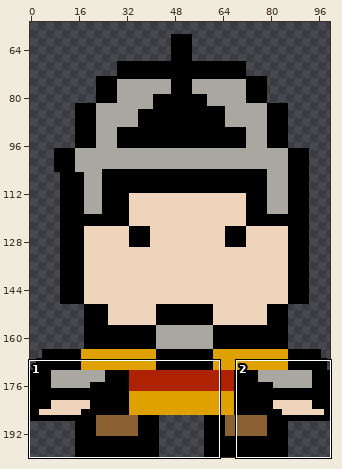
Two versions of one sprite sheet, graphics/soldier_simple_jumping9.png. Above, an overview of the earlier version with the close-up marked.
Close-up. Before the commit:
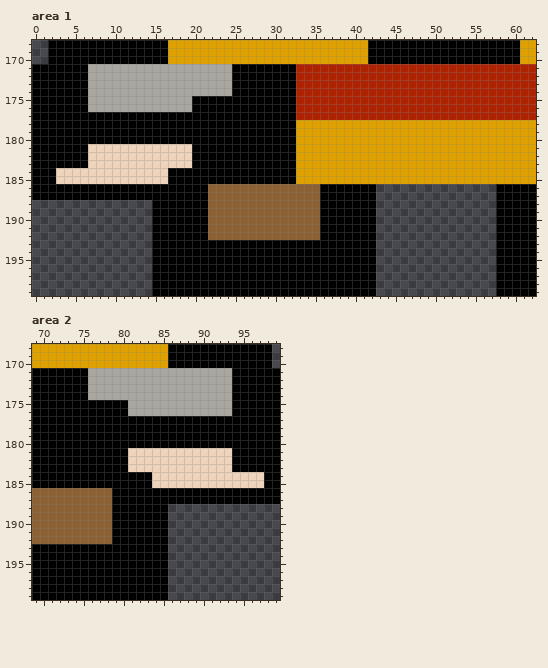
The file is 100x200 pixels. Shown: area 1: x 0..62, y 168..199; area 2: x 69..99, y 168..199. The wide view leaves out empty margins.
The same view after the edit:
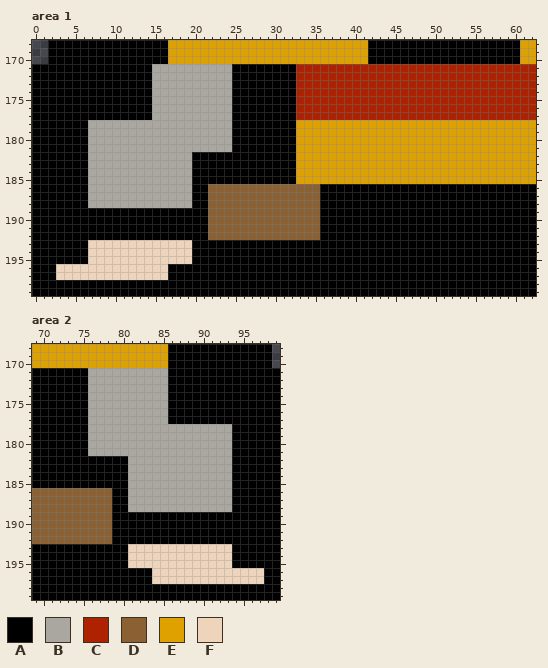
Palette (. is transparent): A #000000  B #aaa6a0  C #ae2202  D #8b6033  E #dfa100  F #edd4ba
The exact change:
Area 1:
Colour A is added in rows 186 to 187 at x 43 to 57; in row 188 at x 0 to 6 and 43 to 57; in rows 189 to 192 at x 0 to 14 and 43 to 57; in rows 193 to 195 at x 0 to 6 and 43 to 57; in rows 196 to 197 at x 0 to 2 and 43 to 57; in rows 198 to 199 at x 0 to 14 and 43 to 57.
Colour A replaces colour B in rows 171 to 176 at x 7 to 14.
Colour A replaces colour F in rows 184 to 185 at x 3 to 6.
Colour B is added in row 188 at x 7 to 14.
Colour B replaces colour A in rows 175 to 176 at x 20 to 24; in row 177 at x 15 to 24; in rows 178 to 180 at x 7 to 24; in row 181 at x 20 to 24; in rows 184 to 185 at x 17 to 19; in rows 186 to 187 at x 7 to 19.
Colour B replaces colour A in row 188 at x 15 to 19.
Colour B replaces colour F in rows 181 to 183 at x 7 to 19; in rows 184 to 185 at x 7 to 16.
Colour F is added in rows 193 to 195 at x 7 to 14; in rows 196 to 197 at x 3 to 14.
Colour F replaces colour A in rows 193 to 195 at x 15 to 19; in rows 196 to 197 at x 15 to 16.
Area 2:
Colour A is added in row 188 at x 94 to 99; in rows 189 to 192 at x 86 to 99; in rows 193 to 195 at x 94 to 99; in rows 196 to 197 at x 98 to 99; in rows 198 to 199 at x 86 to 99.
Colour A replaces colour B in rows 171 to 176 at x 86 to 93.
Colour A replaces colour F in rows 184 to 185 at x 94 to 97.
Colour B is added in row 188 at x 86 to 93.
Colour B replaces colour A in rows 175 to 176 at x 76 to 80; in row 177 at x 76 to 85; in rows 178 to 180 at x 76 to 93; in row 181 at x 76 to 80; in rows 184 to 185 at x 81 to 83; in rows 186 to 187 at x 81 to 93.
Colour B replaces colour A in row 188 at x 81 to 85.
Colour B replaces colour F in rows 181 to 183 at x 81 to 93; in rows 184 to 185 at x 84 to 93.
Colour F is added in rows 193 to 195 at x 86 to 93; in rows 196 to 197 at x 86 to 97.
Colour F replaces colour A in rows 193 to 195 at x 81 to 85; in rows 196 to 197 at x 84 to 85.
